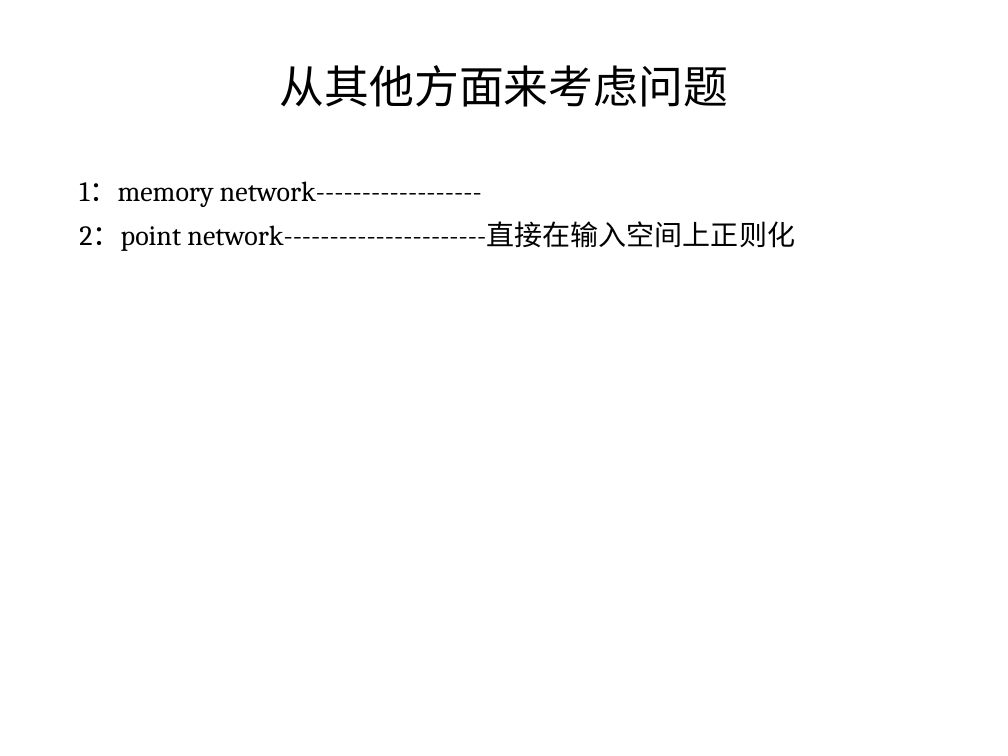
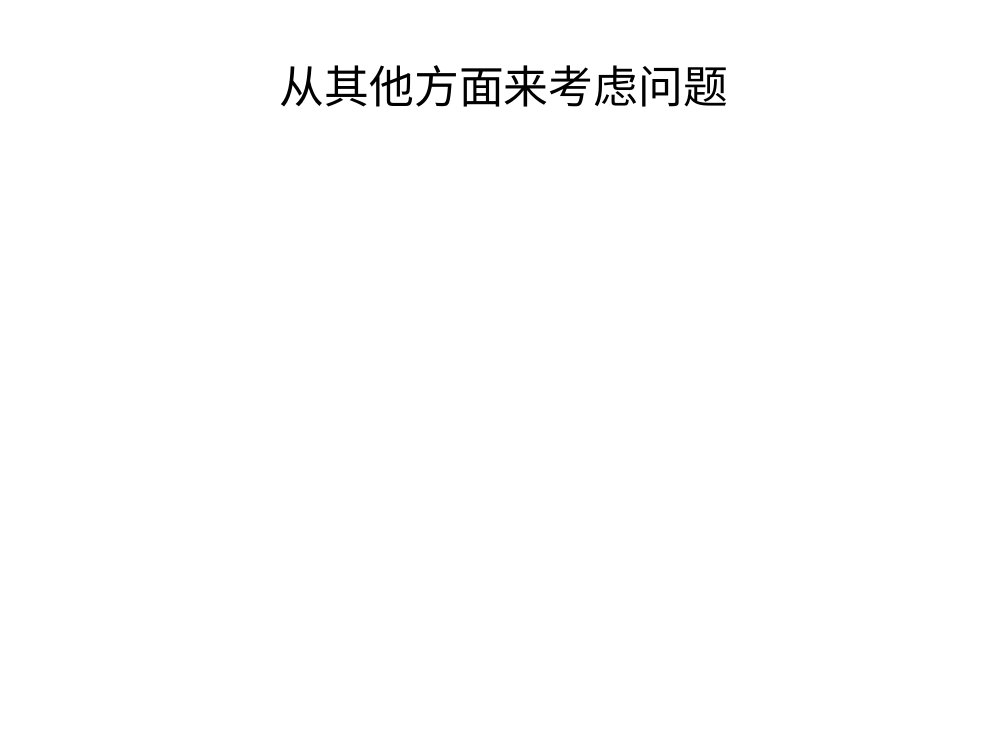
Before and after one commit to coddinglxf/readcomprehension, a slide deck: slide 24 of Reading Comprehensive.pptx (slide 21 before the commit). Drawn at 1008x756 pixels with LibreOffice and Linux fonts; fonts in the diff are those of the drawing. Boxes give left, top, right and bottom in pixels: in the first picture for what was removed or moved away, otherwise in the second. Text is boxed around its words. In the diff, an @@ line names an element or a change of style, - is before the commit and + after.

```diff
--- a/Reading Comprehensive.pptx
+++ b/Reading Comprehensive.pptx
@@ text removed at (x1=79, y1=181, x2=795, y2=251) @@
-1：memory network------------------
-2：point network----------------------直接在输入空间上正则化
```
Also in this commit, not shown: 11 other slides changed, 4 slides added, 1 slide removed, 4 other files.
